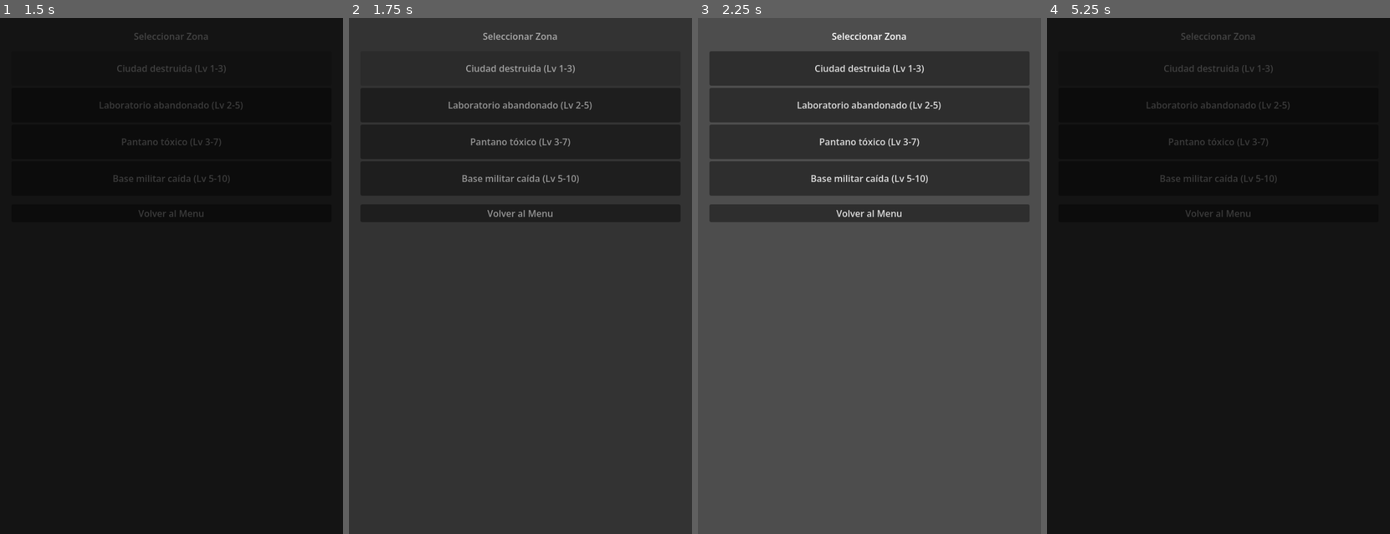
Above: before the commit, frames 1-4 (left to right).
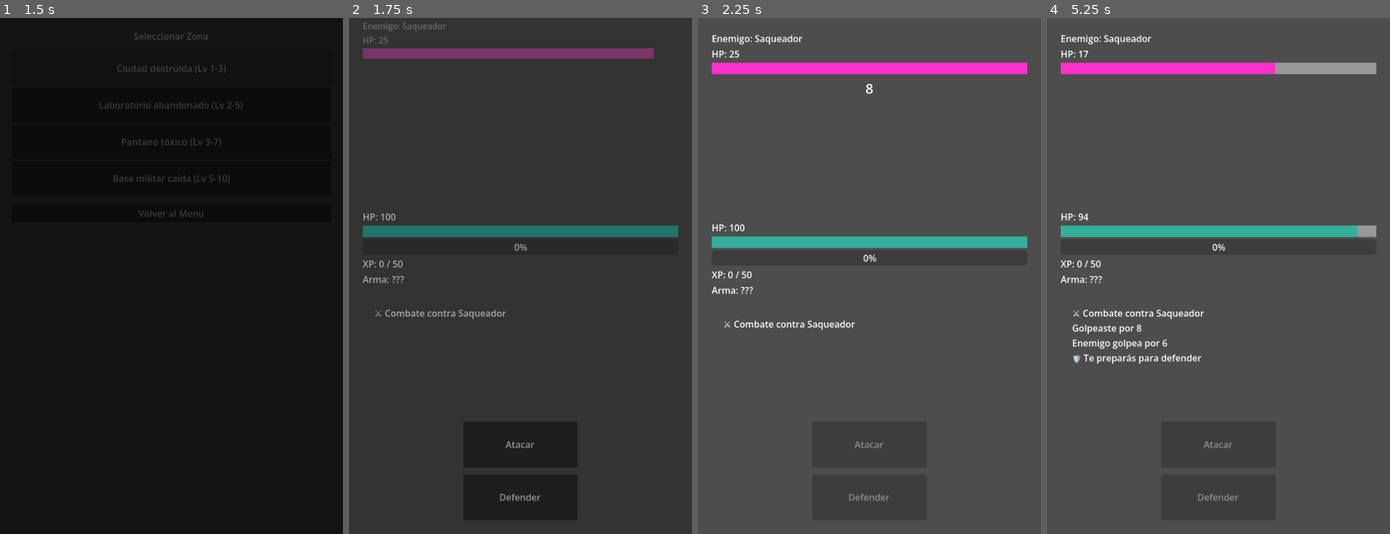
Above: after the commit, the same moments.

Repository: MirandaFrancoCBA/apocalypsheep
Game: Godot game, scene res://scenes/main_menu.tscn
The game is run twice, just before and just after one commit, with the same random seed, the same clock (stepped at 60 frames per second) and the same inputs.
Inputs (mouse positions are in pixels of both pictures, inside the frame that each line leads up to):
- Up to frame 1 (1.5 s): click "CONTINUAR" at 0.5 s; click "Ciudad destruida (Lv 1-3)" at 1.25 s
- Up to frame 2 (1.75 s): no input
- Up to frame 3 (2.25 s): click (869, 446) at 2 s, where only the run after the commit has a clickable "Atacar"
- Up to frame 4 (5.25 s): click (1218, 105) at 2.75 s, where only the run before the commit has a clickable "Laboratorio abandonado (Lv 2-…"; click (1218, 177) at 3.5 s, where only the run before the commit has a clickable "Base militar caída (Lv 5-10)"; click (1218, 497) at 4.25 s, where only the run after the commit has a clickable "Defender"; click (1218, 69) at 5 s, where only the run before the commit has a clickable "Ciudad destruida (Lv 1-3)"

Frame 1 is identical in both runs. In frame 2, 5.4% of the frame differs, in the area x 3-97%, y 0-94%; in frame 3, 30%; in frame 4, 100%, in the area x 0-100%, y 0-100%.

Commit message:
Fix: bugs

Diff:
--- a/scenes/combat_screen.tscn
+++ b/scenes/combat_screen.tscn
@@ -44,10 +44,6 @@
 anchors_preset = 15
 anchor_right = 1.0
 anchor_bottom = 1.0
-offset_left = 0
-offset_top = 0
-offset_right = 0
-offset_bottom = 0
 grow_horizontal = 2
 grow_vertical = 2
 theme_override_constants/margin_left = 24
@@ -118,7 +114,6 @@
 layout_mode = 2
 
 [node name="CombatLogContainer" type="ScrollContainer" parent="MarginContainer/VBoxContainer" unique_id=1739706393]
-clip_contents = true
 custom_minimum_size = Vector2(50, 120)
 layout_mode = 2
 size_flags_vertical = 3
@@ -135,7 +130,8 @@
 [node name="LabelResult" type="Label" parent="MarginContainer/VBoxContainer/CombatLogContainer/MarginContainer" unique_id=771717333]
 custom_minimum_size = Vector2(50, 50)
 layout_mode = 2
-size_flags_vertical = Fill + Expand
+size_flags_vertical = 1
+size_flags_stretch_ratio = 4.0
 autowrap_mode = 2
 
 [node name="ButtonAttack" type="Button" parent="MarginContainer/VBoxContainer" unique_id=1997688783]
